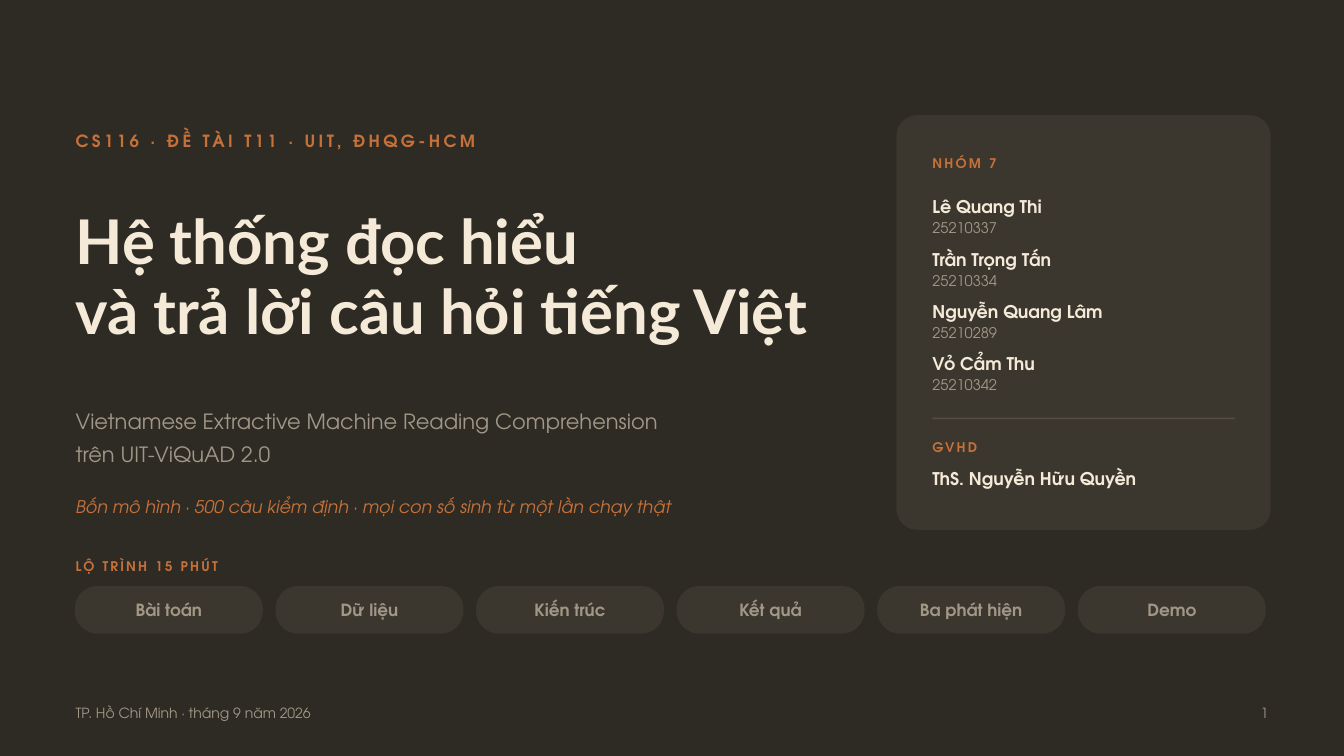
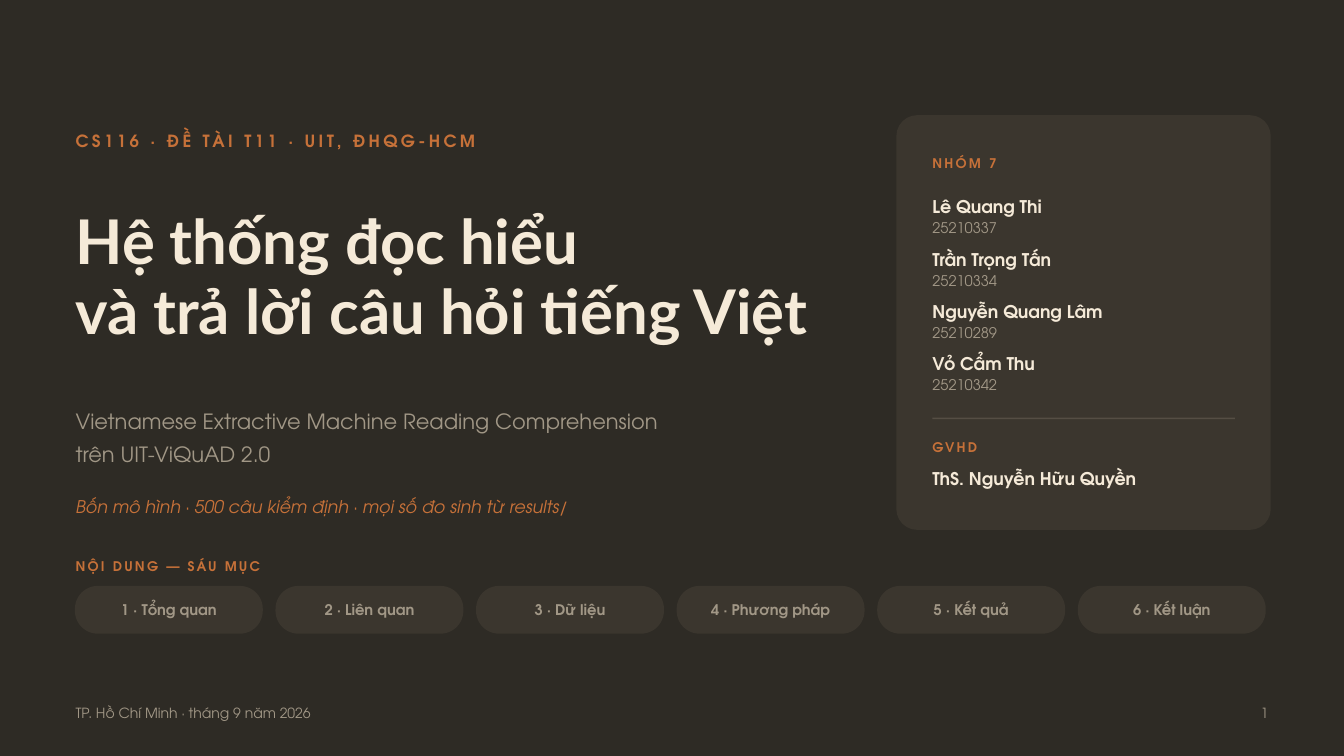
Before and after one commit to minhdang900/uit-vietnamese-mrc, a slide deck: slide 1 of slides/CS116_T11_Slide_BaoCao.pptx. Drawn at 1344x756 pixels with LibreOffice and Linux fonts; fonts in the diff are those of the drawing. Boxes give left, top, right and bottom in pixels: in the first picture for what was removed or moved away, otherwise in the second. Text is boxed around its words. In the diff, an @@ line names an element or a change of style, - is before the commit and + after.

```diff
--- a/slides/CS116_T11_Slide_BaoCao.pptx
+++ b/slides/CS116_T11_Slide_BaoCao.pptx
@@ text at (76,496,568,516): text changed @@
-Bốn mô hình · 500 câu kiểm định · mọi con số sinh từ một lần chạy thật
+Bốn mô hình · 500 câu kiểm định · mọi số đo sinh từ results/
@@ text at (76,558,260,574): text changed @@
-LỘ TRÌNH 15 PHÚT
+NỘI DUNG — SÁU MỤC
@@ text at (121,600,217,618): text changed; size 12 to 10.5 pt @@
-Bài toán
+1 · Tổng quan
@@ text at (325,604,414,618): text changed; size 12 to 10.5 pt @@
-Dữ liệu
+2 · Liên quan
@@ text at (535,604,605,618): text changed; size 12 to 10.5 pt @@
-Kiến trúc
+3 · Dữ liệu
@@ text at (711,603,830,618): text changed; size 12 to 10.5 pt @@
-Kết quả
+4 · Phương pháp
@@ text at (934,601,1008,618): text changed; size 12 to 10.5 pt @@
-Ba phát hiện
+5 · Kết quả
@@ text at (1133,601,1211,618): text changed; size 12 to 10.5 pt @@
-Demo
+6 · Kết luận
```
Also in this commit, not shown: 12 other slides changed, 8 slides added, 2 slides removed, 4 other files.
